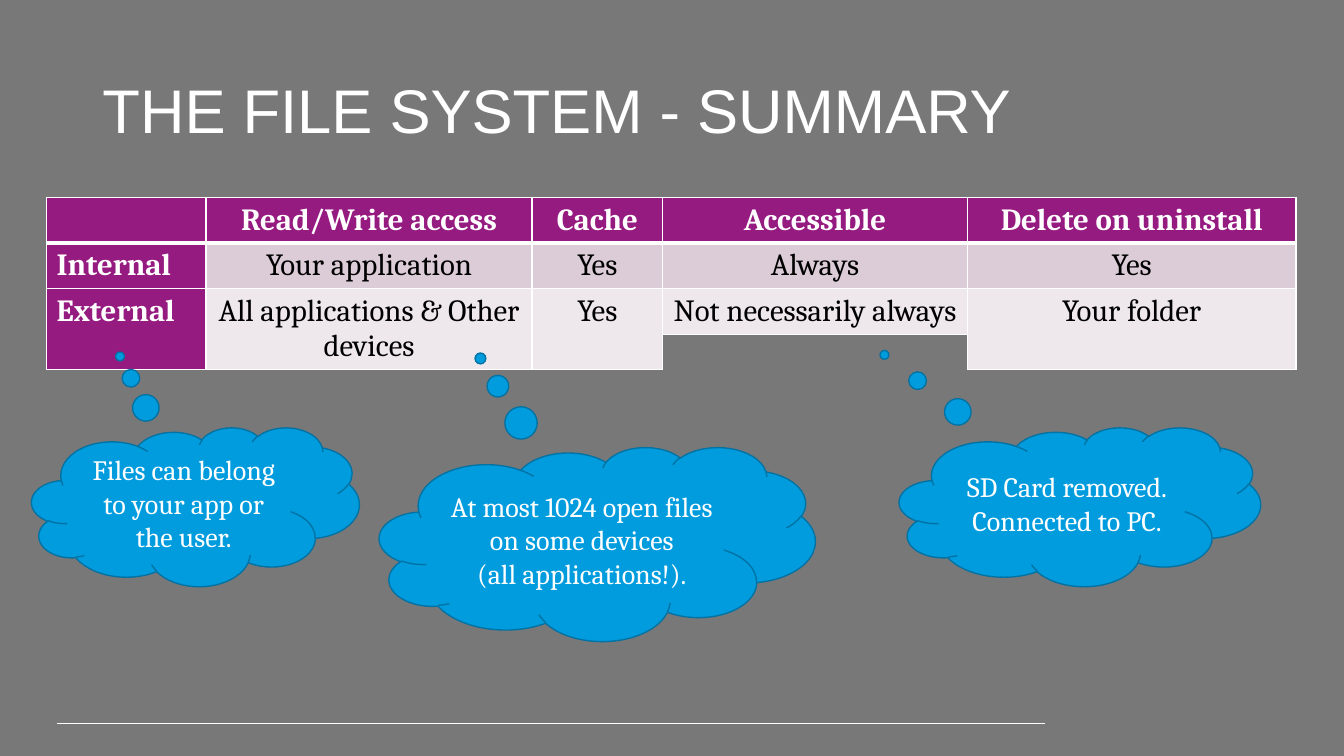
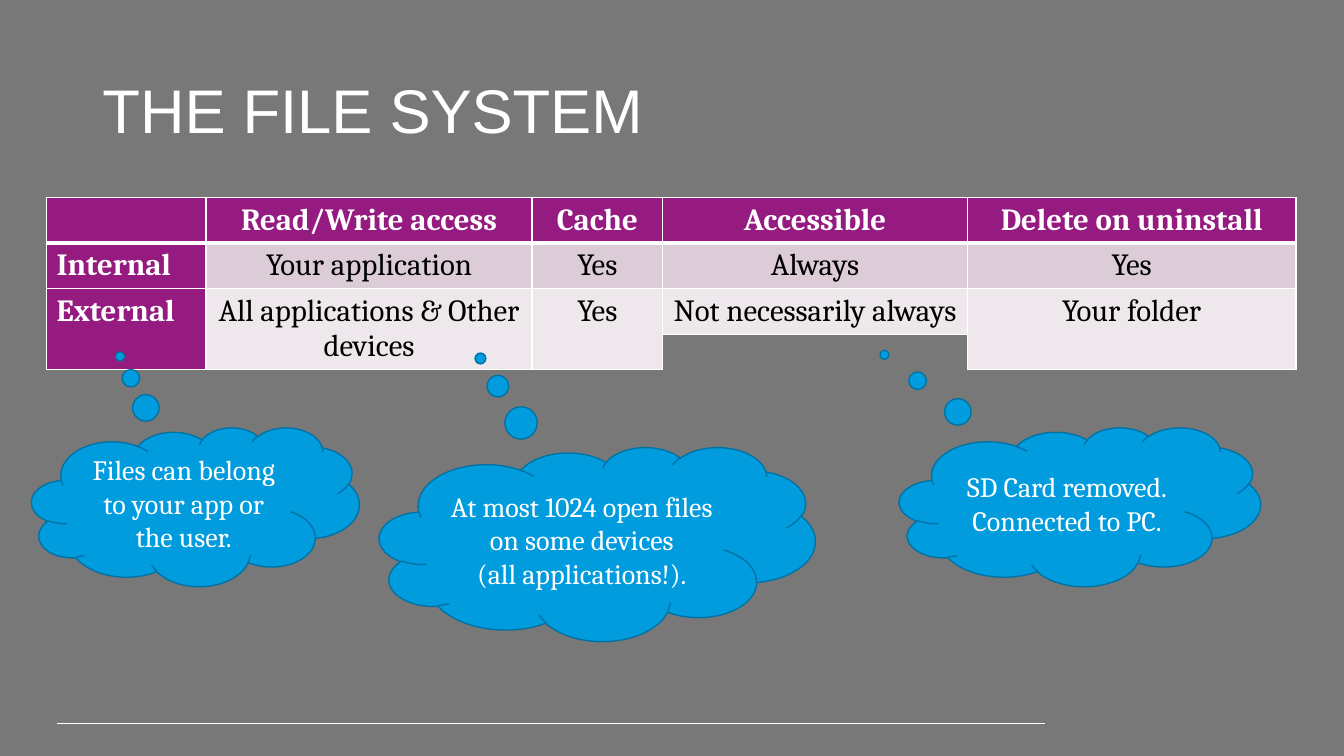
Before and after one commit to PeppeL-G/course-material, a slide deck: slide 8 of src/lectures/android-file-system/android-file-system.pptx. Drawn at 1344x756 pixels with LibreOffice and Linux fonts; fonts in the diff are those of the drawing; background and template pictures are left out. Boxes give left, top, right and bottom in pixels: in the first picture for what was removed or moved away, otherwise in the second. Text is boxed around its words. In the diff, an @@ line names an element or a change of style, - is before the commit and + after.

```diff
--- a/src/lectures/android-file-system/android-file-system.pptx
+++ b/src/lectures/android-file-system/android-file-system.pptx
@@ title at (102,90,643,134): text changed @@
-THE FILE SYSTEM - SUMMARY
+THE FILE SYSTEM
```
Also in this commit, not shown: 5 other files.
